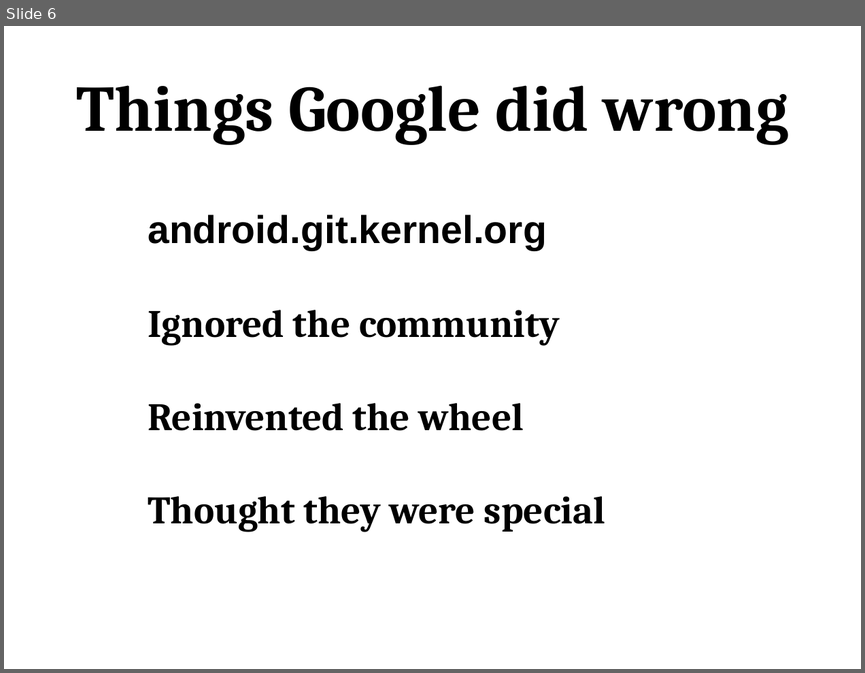
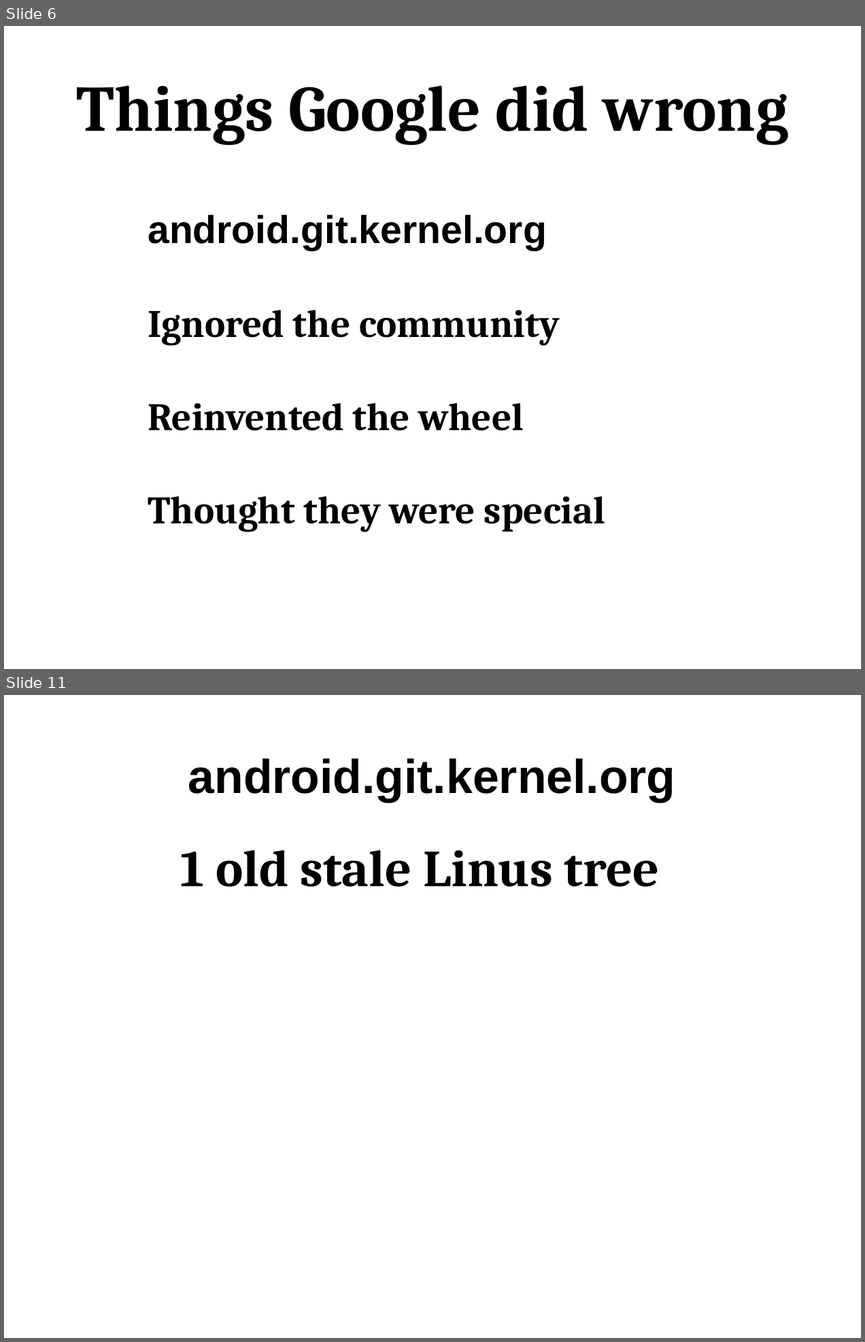
Before and after one commit to gregkh/android-presentation, a slide deck: android-kernel.odp. Shown one above the other, each under a label of ours: slide 6 before the commit, slides 6 and 11 after it; the slides between them are not shown. The pictures are 865x673 and 865x1342 pixels, drawn with LibreOffice and Linux fonts; fonts in the diff are those of the drawing. Boxes give left, top, right and bottom in pixels: in the first picture for what was removed or moved away, otherwise in the second. Text is boxed around its words. In the diff, an @@ line names an element or a change of style, - is before the commit and + after.

```diff
--- a/android-kernel.odp
+++ b/android-kernel.odp
@@ slide 11 added at (4,695,861,1338), background #FFFFFF @@
@@ title added at (188,758,676,802), 44 pt, text #000000, bold @@
+android.git.kernel.org
@@ text added at (180,850,659,887), 48 pt, text #000000, bold @@
+1 old stale Linus tree
```
Also in this commit, not shown: 9 other slides added, 2 other files.
